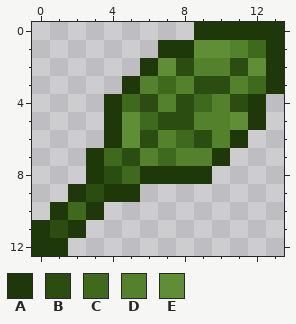
Two states of a pixel-art sprite, Items/AaMaterials/ForestEnergy.png. The first picture shows the starting point.
The file is 28x26 pixels, drawn in blocks of 2x2; one block is one cell here.
Palette (. is transparent): A #1f380a  B #2c4d11  C #3f691c  D #53812c  E #608e37
After the commit:
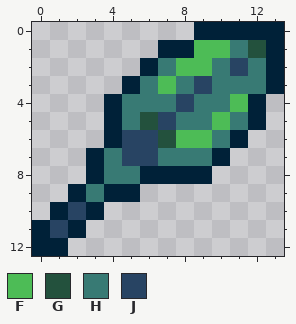
Colours new in this view: F #4dbc56  G #23513d  H #387a74  J #284463
Edits made:
colour A: #1f380a -> #002138
Changed rows in their new state; - is a pixel that keeps its letter.
first column x 1:
 1 --------FFHG
 2 ------HFFHJH
 3 -----HFHJHHH
 4 ----HHHJHHF-
 5 ----HGJHHFH-
 6 ----JJGFFH--
 7 ---HJJHHH---
 8 ---HH-------
 9 --H---------
10 -J----------
11 J-----------
Changed places in both pictures, as pixel boxes (x1, y1, x2, y2):
changed: (32, 22, 284, 256)
